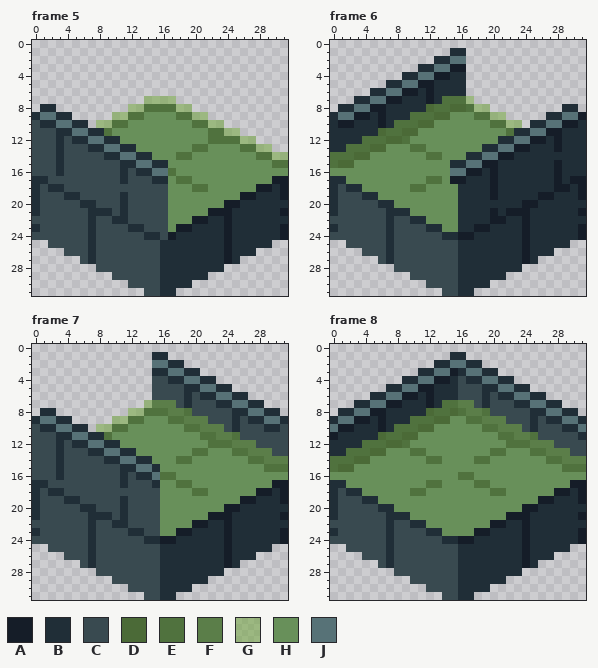
Pixel-art file -- assets/img/settlements/tileset_aqueduct.aseprite. That is the earlier state.
32x32 pixels, 16 frames. Colours within 5 levels of each other are drawn and written as one. Shown: frame 5, frame 6, frame 7, frame 8. The commit also changed other frames, which this record leaves out.
Palette (. is transparent): A #151d28  B #202e37  C #394a50  D #4b6a37  E #50723e  F #5b7e49  G #75a7438f  H #68905a  J #577277
And afterwards:
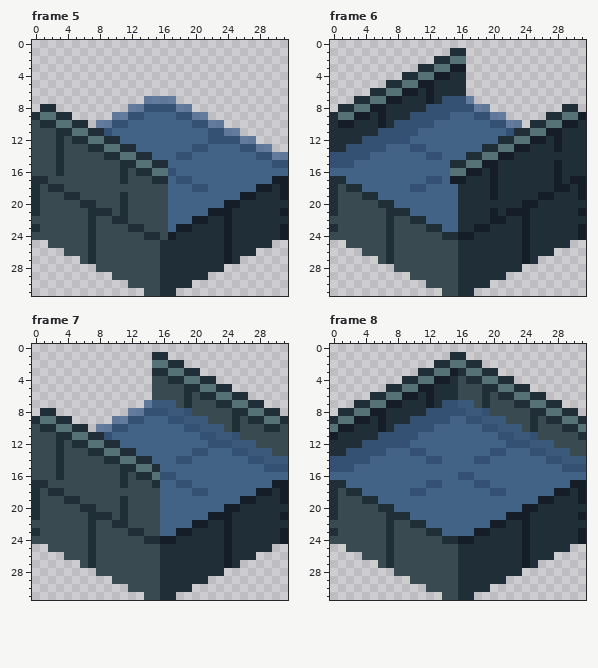
Difference:
{"change": "layer \"Content/CleanWater\" opacity 73% added"}
{"change": "layer \"Layer 1\" removed"}
{"colour":"E","old":"#50723e","new":"#345174"}
{"colour":"F","old":"#5b7e49","new":"#3b597b"}
{"colour":"G","old":"#75a7438f","new":"#3c5e8bba"}
{"colour":"H","old":"#68905a","new":"#436386"}
{"where": "frame 6, layer \"Content/CleanWater\""}
{"frame":6,"y":8,"x":12,"old":"D","new":"E"}
{"frame":6,"y":8,"x":15,"old":"DD","new":"EE"}
{"frame":6,"y":9,"x":13,"old":"DD","new":"EE"}
{"frame":6,"y":10,"x":11,"old":"DD","new":"EE"}
{"frame":6,"y":11,"x":6,"old":"D","new":"E"}
{"frame":6,"y":11,"x":9,"old":"DD","new":"EE"}
{"frame":6,"y":12,"x":7,"old":"DD","new":"EE"}
{"frame":6,"y":13,"x":5,"old":"DD","new":"EE"}
{"frame":6,"y":14,"x":3,"old":"DD","new":"EE"}
{"frame":6,"y":15,"x":1,"old":"DD","new":"EE"}
{"where": "frame 8, layer \"Content/CleanWater\""}
{"frame":8,"y":8,"x":12,"old":"D","new":"E"}
{"frame":8,"y":8,"x":15,"old":"D","new":"E"}
{"frame":8,"y":9,"x":13,"old":"DD","new":"EE"}
{"frame":8,"y":10,"x":11,"old":"DD","new":"EE"}
{"frame":8,"y":11,"x":6,"old":"D","new":"E"}
{"frame":8,"y":11,"x":9,"old":"DD","new":"EE"}
{"frame":8,"y":12,"x":7,"old":"DD","new":"EE"}
{"frame":8,"y":13,"x":5,"old":"DD","new":"EE"}
{"frame":8,"y":14,"x":3,"old":"DD","new":"EE"}
{"frame":8,"y":15,"x":1,"old":"DD","new":"EE"}
